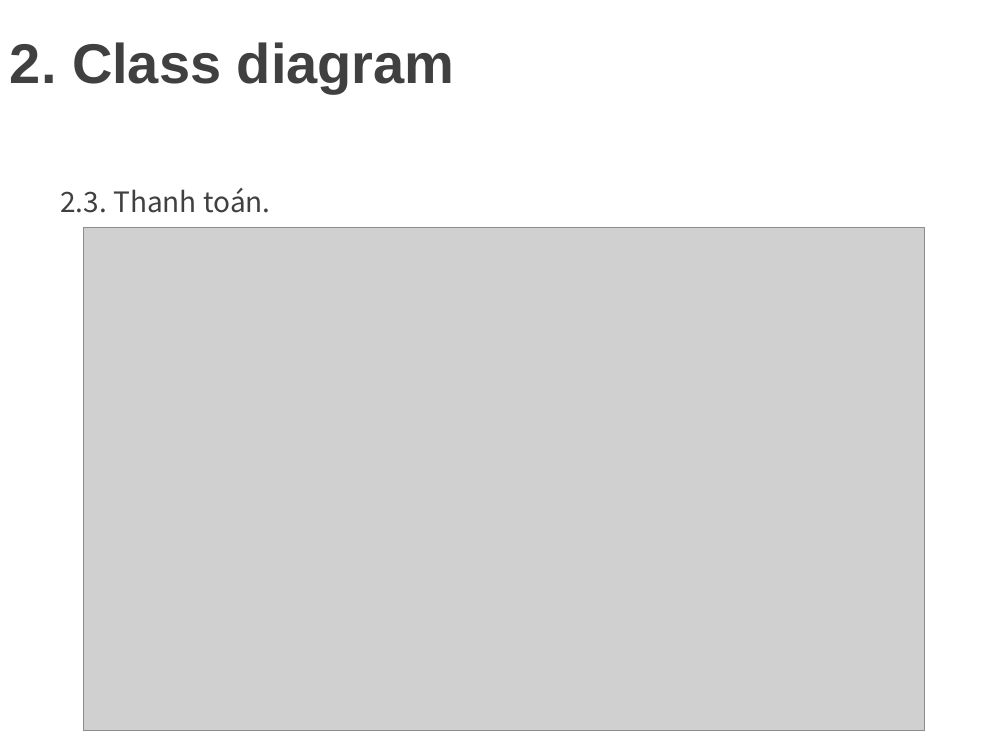
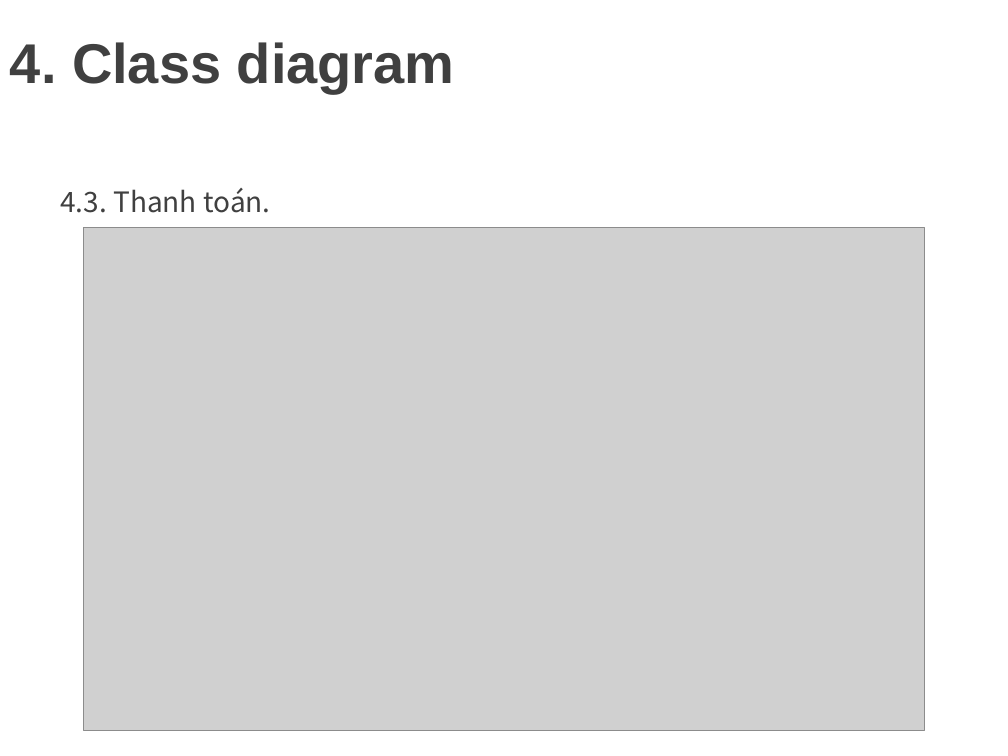
Before and after one commit to minhdat1602/2021_cnpm_group09, a slide deck: slide 21 of document_slide/slide.pptx. Drawn at 1008x756 pixels with LibreOffice and Linux fonts; fonts in the diff are those of the drawing; grey boxes stand for pictures; background and template pictures are left out. Boxes give left, top, right and bottom in pixels: in the first picture for what was removed or moved away, otherwise in the second. Text is boxed around its words. In the diff, an @@ line names an element or a change of style, - is before the commit and + after.

```diff
--- a/document_slide/slide.pptx
+++ b/document_slide/slide.pptx
@@ title at bbox=[10, 42, 455, 93]: text changed @@
-2. Class diagram
+4. Class diagram
@@ text at bbox=[60, 188, 270, 213]: text changed @@
-2.3. Thanh toán.
+4.3. Thanh toán.
```
Also in this commit, not shown: 8 other slides changed.
